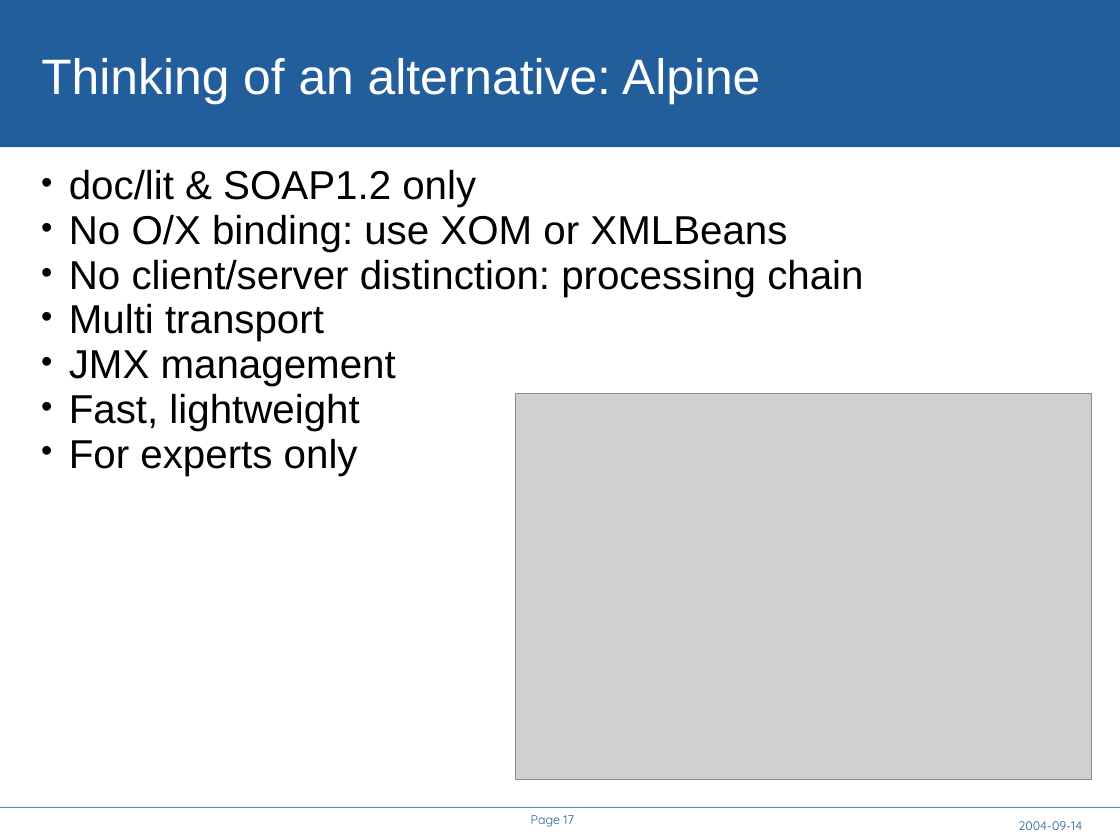
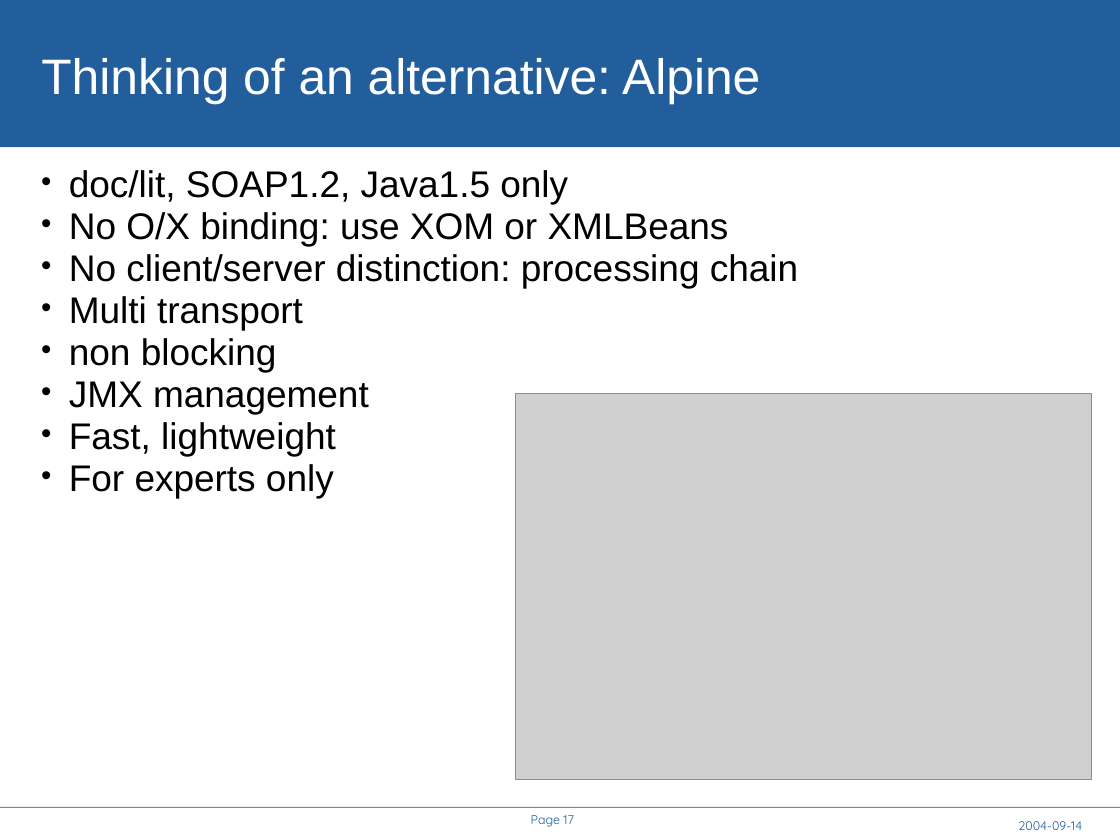
Before and after one commit to rhusar/smartfrog, a slide deck: slide 17 of core/components/cddlm/doc/A Service API for deployment.ppt. Drawn at 1120x840 pixels with LibreOffice and Linux fonts; fonts in the diff are those of the drawing; grey boxes stand for pictures; background and template pictures are left out. Boxes give left, top, right and bottom in pixels: in the first picture for what was removed or moved away, otherwise in the second. Text is boxed around its words. In the diff, an @@ line names an element or a change of style, - is before the commit and + after.

```diff
--- a/core/components/cddlm/doc/A Service API for deployment.ppt
+++ b/core/components/cddlm/doc/A Service API for deployment.ppt
@@ text at bbox=[69, 170, 568, 204]: text changed; size 25.9 to 23.8 pt @@
-• doc/lit & SOAP1.2 only
+• doc/lit, SOAP1.2, Java1.5 only
@@ text at bbox=[69, 212, 798, 498]: size 25.9 to 23.8 pt in "No O/X binding: use XOM or XMLBeans", "No client/server distinction: processing chain", "Multi transport", "JMX management" and 2 more places @@
@@ text at bbox=[69, 338, 277, 372]: paragraph added @@
+• non blocking
```
Also in this commit, not shown: 11 other slides changed, 1 slide added, 1 slide removed, 7 other files.
